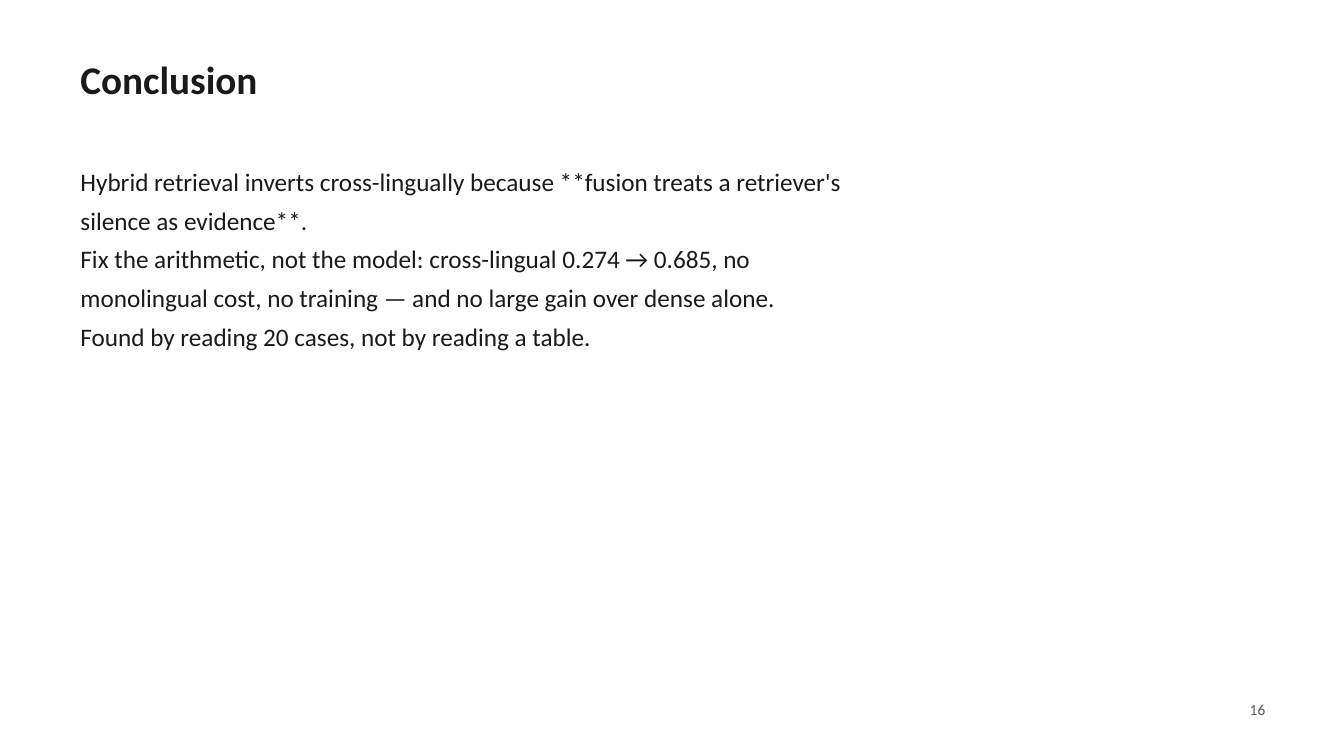
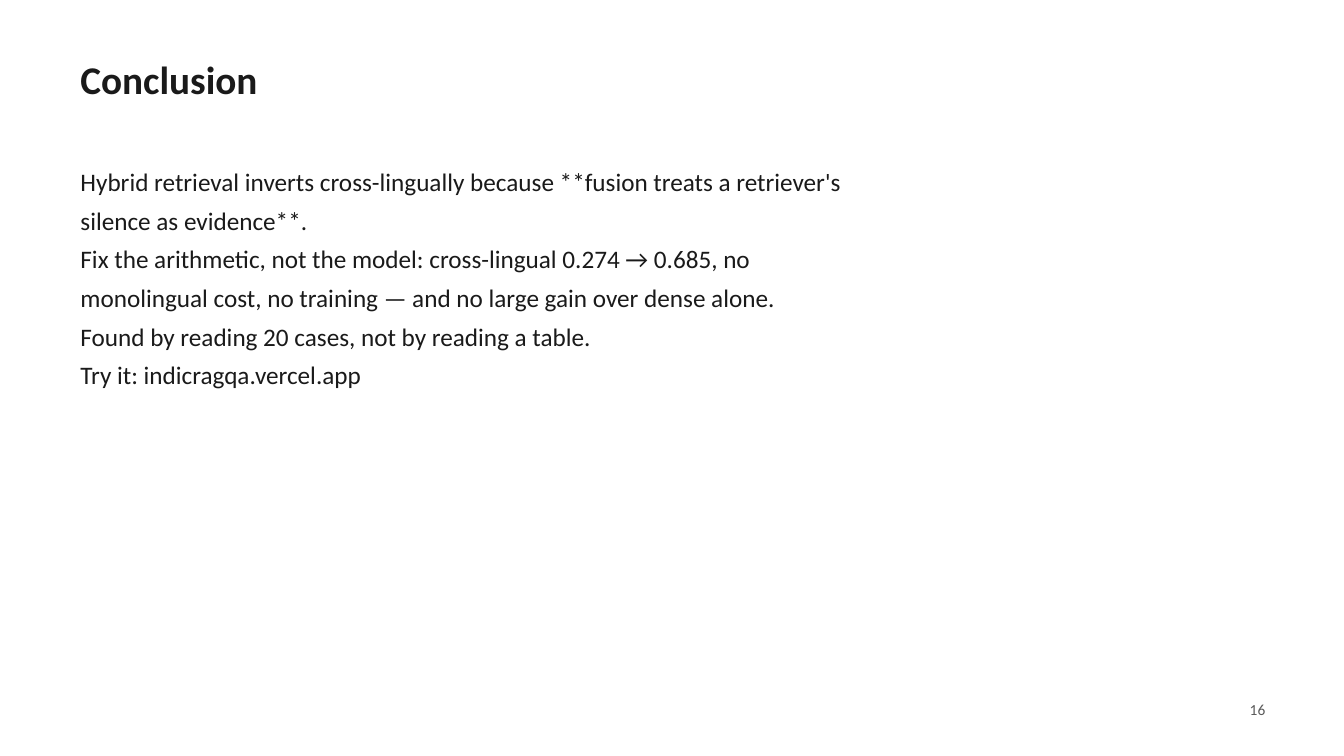
Before and after one commit to dhruvv1402/IndicRAG-QA, a slide deck: slide 16 of paper/IndicRAG-QA-slides.pptx. Drawn at 1344x756 pixels with LibreOffice and Linux fonts; fonts in the diff are those of the drawing. Boxes give left, top, right and bottom in pixels: in the first picture for what was removed or moved away, otherwise in the second. Text is boxed around its words. In the diff, an @@ line names an element or a change of style, - is before the commit and + after.

```diff
--- a/paper/IndicRAG-QA-slides.pptx
+++ b/paper/IndicRAG-QA-slides.pptx
@@ text at <box>80,366,361,389</box>: paragraph added @@
+Try it: indicragqa.vercel.app
```
Also in this commit, not shown: 1 other slide changed, 8 other files.
